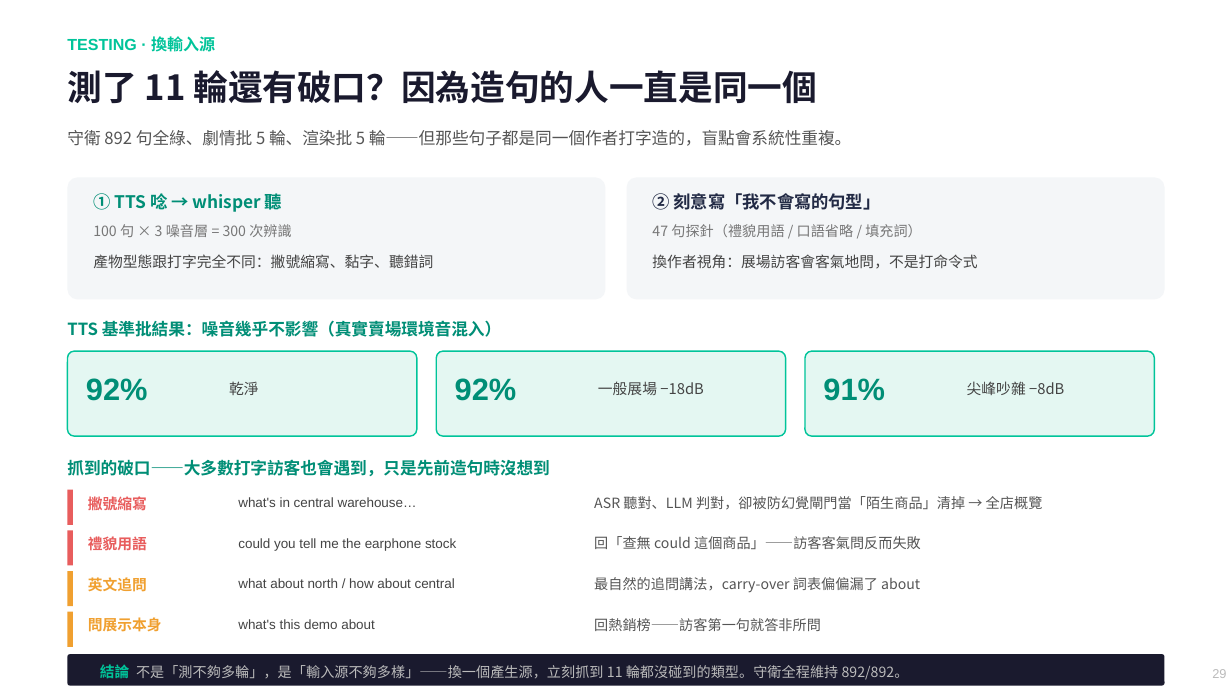
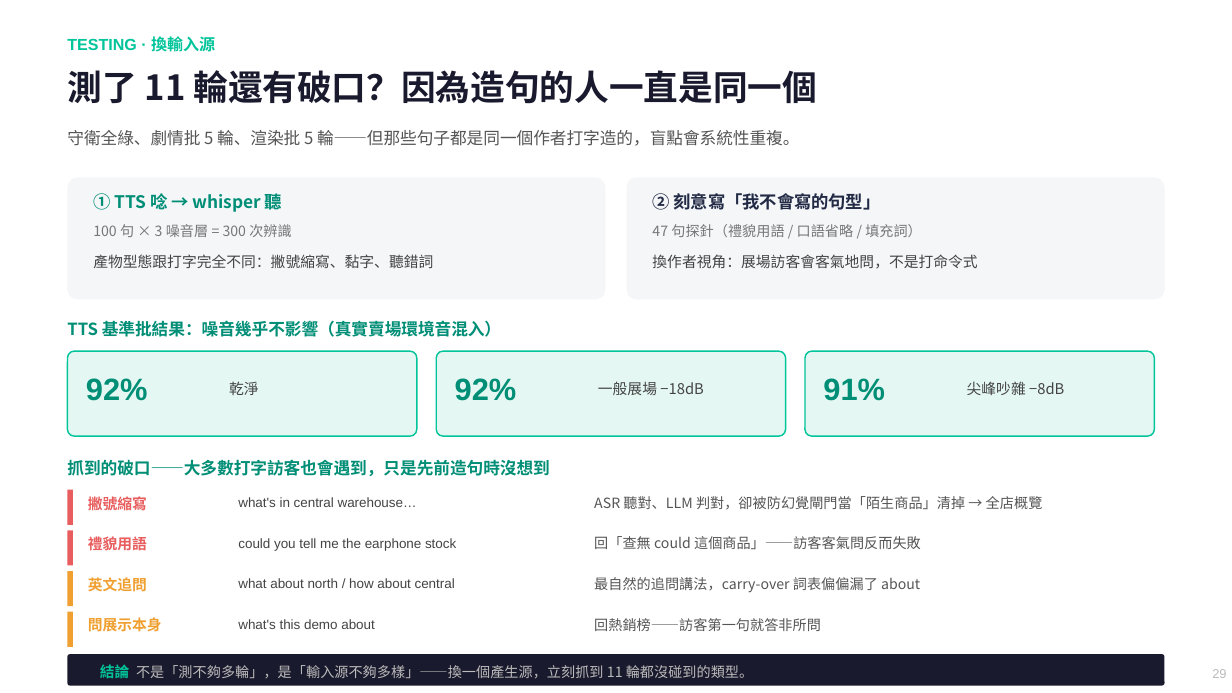
Before and after one commit to chunyen627-afk/warehouse-v2-agent, a slide deck: slide 29 of 倉管Agent_專案簡報.pptx. Drawn at 1232x693 pixels with LibreOffice and Linux fonts; fonts in the diff are those of the drawing. Boxes give left, top, right and bottom in pixels: in the first picture for what was removed or moved away, otherwise in the second. Text is boxed around its words. In the diff, an @@ line names an element or a change of style, - is before the commit and + after.

```diff
--- a/倉管Agent_專案簡報.pptx
+++ b/倉管Agent_專案簡報.pptx
@@ text at (x1=67, y1=130, x2=799, y2=146): text changed @@
-守衛 892 句全綠、劇情批 5 輪、渲染批 5 輪——但那些句子都是同一個作者打字造的，盲點會系統性重複。
+守衛全綠、劇情批 5 輪、渲染批 5 輪——但那些句子都是同一個作者打字造的，盲點會系統性重複。
@@ text at (x1=100, y1=664, x2=753, y2=678): text changed @@
-結論 不是「測不夠多輪」，是「輸入源不夠多樣」——換一個產生源，立刻抓到 11 輪都沒碰到的類型。守衛全程維持 892/892。
+結論 不是「測不夠多輪」，是「輸入源不夠多樣」——換一個產生源，立刻抓到 11 輪都沒碰到的類型。
```
Also in this commit, not shown: 10 other slides changed, 5 other files.
